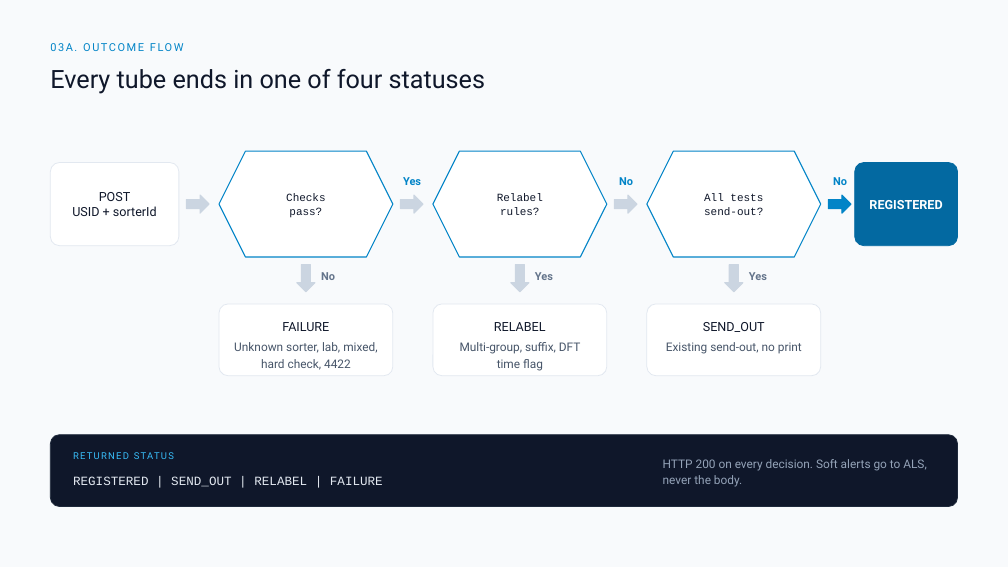
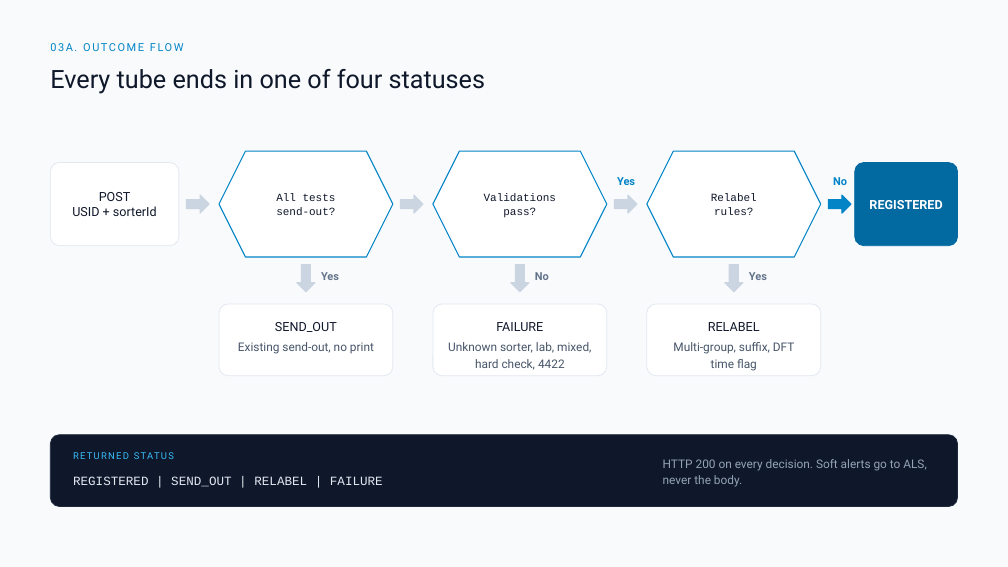
Before and after one commit to DragonChong/HA-Notes, a slide deck: slide 6 of SDLC/Projects/TMP-specimen-sorter-api — Specimen Sorter API/assets/Specimen Sorter API v3.pptx. Drawn at 1008x567 pixels with LibreOffice and Linux fonts; fonts in the diff are those of the drawing. Boxes give left, top, right and bottom in pixels: in the first picture for what was removed or moved away, otherwise in the second. Text is boxed around its words. In the diff, an @@ line names an element or a change of style, - is before the commit and + after.

Commit message:
vault backup: 2026-09-21 17:39:50

```diff
--- a/SDLC/Projects/TMP-specimen-sorter-api — Specimen Sorter API/assets/Specimen Sorter API v3.pptx
+++ b/SDLC/Projects/TMP-specimen-sorter-api — Specimen Sorter API/assets/Specimen Sorter API v3.pptx
@@ hexagon removed at bbox=[219, 151, 393, 257] @@
-Checks
-pass?
@@ hexagon added at bbox=[433, 151, 607, 257], fill #FFFFFF, outline #0284C7 1 pt, 10.5 pt, text #0F172A @@
+Validations
+pass?
@@ 6 texts, 1 hexagon: place and size @@
-6 texts, 1 hexagon at bbox=[234, 151, 607, 371]
+6 texts, 1 hexagon at bbox=[448, 151, 821, 371]
@@ text removed at bbox=[619, 177, 633, 185] @@
-No
@@ text "Yes": place and size @@
-text "Yes" at bbox=[535, 272, 553, 280]
+text "Yes" at bbox=[321, 272, 339, 280]
@@ 2 texts, 1 hexagon: place and size @@
-2 texts, 1 hexagon at bbox=[647, 151, 821, 354]
+2 texts, 1 hexagon at bbox=[219, 151, 393, 354]
```
